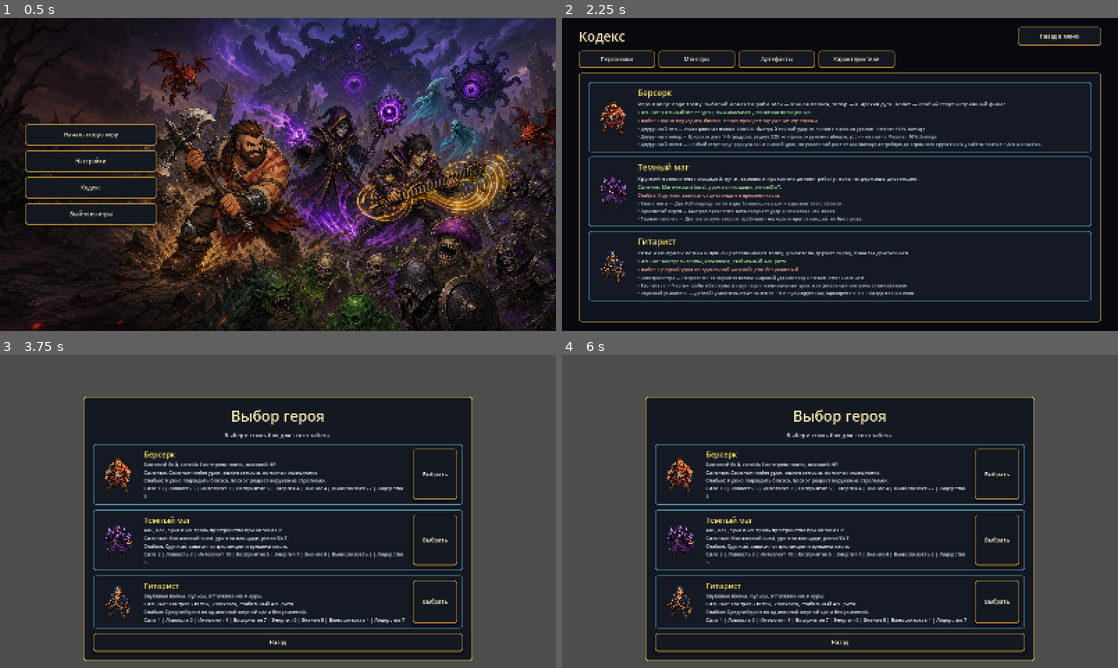
Above: before the commit, frames 1-4 (two rows, left to right).
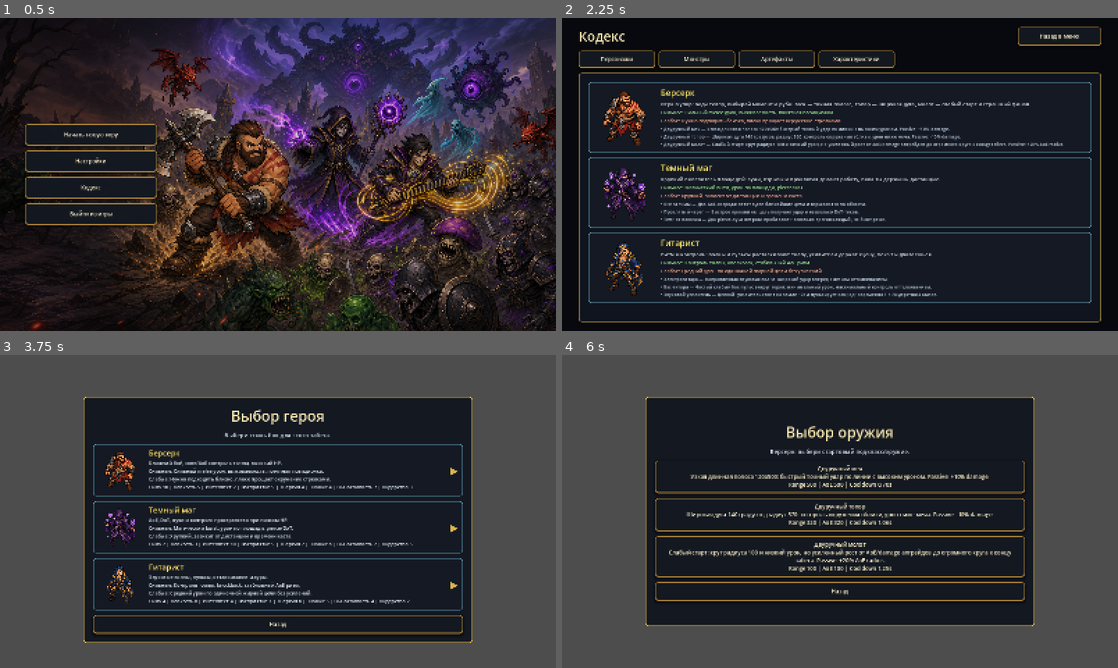
Above: after the commit, the same moments.

Repository: FomaBy/FantasyDisk
Game: Godot game, scene res://scenes/Main.tscn
Two runs of this game, one before a commit and one after it. Both use one fixed random seed, a clock stepped at 60 frames per second and the inputs below.
Inputs (mouse positions are in pixels of both pictures, inside the frame that each line leads up to):
- Up to frame 1 (0.5 s): no input
- Up to frame 2 (2.25 s): click "Настройки" at 0.5 s; click (840, 324) at 1.25 s, where only the run before the commit has a clickable "Back"; click "Кодекс" at 2 s
- Up to frame 3 (3.75 s): click "Назад в меню" at 2.75 s; click "Начать новую игру" at 3.5 s
- Up to frame 4 (6 s): click (995, 473) at 4.25 s, where only the run before the commit has a clickable "Выбрать"; click "Назад" at 5 s; click (840, 470) at 5.77 s

Frame 1 is identical in both runs. In frame 2, 13% of the frame differs, in the area x 4-96%, y 22-92%; in frame 3, 15%; in frame 4, 20%, in the area x 15-85%, y 17-98%.

Commit message:
ux: Escape-назад на всех экранах (единый стек), карточки персонажей кликабельны целиком с hover, крупнее изображения в кодексе/HUD/паузе/магазине, фон карты с fallback, pointer-курсор
Co-Authored-By: Claude Fable 5 <noreply@anthropic.com>

Diff:
--- a/scripts/main.gd
+++ b/scripts/main.gd
@@ -281,6 +281,9 @@
 var route
 var combat
 var meta_state := {}
+# Единый Escape-назад: текущий экран регистрирует действие возврата;
+# сбрасывается при каждой очистке UI. В бою Escape обрабатывается отдельно (пауза).
+var ui_escape_action := Callable()
 
 
 func _init() -> void:
@@ -349,6 +352,8 @@
 				ui._resume_game()
 			elif not _has_pause_reason("escape_menu"):
 				ui._show_pause_menu()
+		elif ui_escape_action.is_valid():
+			ui_escape_action.call()
 
 
 func _process(delta: float) -> void:
@@ -482,6 +487,7 @@
 
 
 func _clear_ui() -> void:
+	ui_escape_action = Callable()
 	if ui_layer != null and is_instance_valid(ui_layer):
 		ui_layer.queue_free()
 	ui_layer = null
--- a/scripts/pause_stats_menu.gd
+++ b/scripts/pause_stats_menu.gd
@@ -277,7 +277,7 @@
 		var artifact: Dictionary = entry if entry is Dictionary else {"id": "", "title": str(entry)}
 		var artifact_id := str(artifact.get("id", ""))
 		var icon := TextureRect.new()
-		icon.custom_minimum_size = Vector2(40, 40)
+		icon.custom_minimum_size = Vector2(56, 56)
 		icon.expand_mode = TextureRect.EXPAND_IGNORE_SIZE
 		icon.stretch_mode = TextureRect.STRETCH_KEEP_ASPECT_CENTERED
 		var icon_path := "res://assets/sprites/ui/icons/artifacts/artifact_%s.png" % artifact_id
--- a/scripts/route_map_screen.gd
+++ b/scripts/route_map_screen.gd
@@ -26,12 +26,31 @@
 	root.mouse_filter = Control.MOUSE_FILTER_IGNORE
 	game.ui_layer.add_child(root)
 
-	var background := ColorRect.new()
-	background.name = "RouteMapBackground"
-	background.set_anchors_preset(Control.PRESET_FULL_RECT)
-	background.color = Color(0.025, 0.032, 0.050, 0.98)
-	background.mouse_filter = Control.MOUSE_FILTER_IGNORE
-	root.add_child(background)
+	var backdrop_path := "res://assets/backgrounds/route_map_backdrop.png"
+	if ResourceLoader.exists(backdrop_path):
+		var backdrop := TextureRect.new()
+		backdrop.name = "RouteMapBackdrop"
+		backdrop.set_anchors_preset(Control.PRESET_FULL_RECT)
+		backdrop.texture = game._cached_texture(backdrop_path)
+		backdrop.expand_mode = TextureRect.EXPAND_IGNORE_SIZE
+		backdrop.stretch_mode = TextureRect.STRETCH_KEEP_ASPECT_COVERED
+		backdrop.mouse_filter = Control.MOUSE_FILTER_IGNORE
+		root.add_child(backdrop)
+		# Затемнение, чтобы узлы и линии читались поверх арта.
+		var backdrop_shade := ColorRect.new()
+		backdrop_shade.name = "RouteMapBackdropShade"
+		backdrop_shade.set_anchors_preset(Control.PRESET_FULL_RECT)
+		backdrop_shade.color = Color(0.012, 0.016, 0.030, 0.62)
+		backdrop_shade.mouse_filter = Control.MOUSE_FILTER_IGNORE
+		root.add_child(backdrop_shade)
+	else:
+		# Fallback: текущий однотонный фон, пока Codex не положил backdrop PNG.
+		var background := ColorRect.new()
+		background.name = "RouteMapBackground"
+		background.set_anchors_preset(Control.PRESET_FULL_RECT)
+		background.color = Color(0.025, 0.032, 0.050, 0.98)
+		background.mouse_filter = Control.MOUSE_FILTER_IGNORE
+		root.add_child(background)
 
 	var grid_shade := ColorRect.new()
 	grid_shade.name = "RouteMapTopShade"
--- a/scripts/ui_screens.gd
+++ b/scripts/ui_screens.gd
@@ -12,8 +12,8 @@
 const SHOP_PRICE_BADGE_PATH := "res://assets/sprites/ui/shop/ui_shop_price_badge.png"
 const SHOP_PURCHASED_OVERLAY_PATH := "res://assets/sprites/ui/shop/ui_shop_purchased_overlay.png"
 const SHOP_TOOLTIP_FRAME_PATH := "res://assets/sprites/ui/shop/ui_shop_tooltip_frame.png"
-const SHOP_INLINE_SLOT_SIZE := Vector2(148, 168)
-const SHOP_INLINE_ICON_SIZE := Vector2(82, 82)
+const SHOP_INLINE_SLOT_SIZE := Vector2(164, 186)
+const SHOP_INLINE_ICON_SIZE := Vector2(100, 100)
 const SHOP_CURSOR_VARIANTS := {
 	"arrow": "res://assets/sprites/ui/cursor/game_cursor.png",
 	"pointing_hand": "res://assets/sprites/ui/cursor/game_cursor_hover.png",
@@ -134,6 +134,7 @@
 	var back_button := _make_button("Назад")
 	back_button.pressed.connect(_show_main_menu)
 	box.add_child(back_button)
+	game.ui_escape_action = _show_main_menu
 
 
 const CODEX_DATA := preload("res://scripts/codex_data.gd")
@@ -187,6 +188,7 @@
 	back_button.custom_minimum_size = Vector2(240, 54)
 	back_button.pressed.connect(_show_main_menu)
 	header.add_child(back_button)
+	game.ui_escape_action = _show_main_menu
 
 	var tabs_row := HBoxContainer.new()
 	tabs_row.name = "CodexTabs"
@@ -278,7 +280,7 @@
 func _build_codex_characters(list: VBoxContainer) -> void:
 	for character in CODEX_DATA.characters():
 		var row := _codex_entry_panel(list)
-		_codex_portrait(row, str(character["sprite"]), Vector2(110, 110))
+		_codex_portrait(row, str(character["sprite"]), Vector2(176, 176))
 		var text_box := VBoxContainer.new()
 		text_box.size_flags_horizontal = Control.SIZE_EXPAND_FILL
 		text_box.add_theme_constant_override("separation", 4)
@@ -299,7 +301,7 @@
 			if str(monster["kind"]) != kind:
 				continue
 			var row := _codex_entry_panel(list)
-			_codex_portrait(row, str(monster["sprite"]), Vector2(96, 96))
+			_codex_portrait(row, str(monster["sprite"]), Vector2(150, 150))
 			var text_box := VBoxContainer.new()
 			text_box.size_flags_horizontal = Control.SIZE_EXPAND_FILL
 			text_box.add_theme_constant_override("separation", 3)
@@ -325,7 +327,7 @@
 		row.add_theme_constant_override("separation", 10)
 		panel.add_child(row)
 		var icon := TextureRect.new()
-		icon.custom_minimum_size = Vector2(40, 40)
+		icon.custom_minimum_size = Vector2(96, 96)
 		icon.expand_mode = TextureRect.EXPAND_IGNORE_SIZE
 		icon.stretch_mode = TextureRect.STRETCH_KEEP_ASPECT_CENTERED
 		icon.texture = _artifact_icon_texture(str(artifact["id"]))
@@ -424,14 +426,15 @@
 	hint_label.add_theme_color_override("font_color", Color(0.7, 0.76, 0.82, 1.0))
 	box.add_child(hint_label)
 
-	var back_button := _make_button("Back")
-	back_button.pressed.connect(func() -> void:
+	var settings_back := func() -> void:
 		if game._is_gameplay_paused() and game.combat_active:
 			_show_pause_menu()
 		else:
 			_show_main_menu()
-	)
+	var back_button := _make_button("Назад")
+	back_button.pressed.connect(settings_back)
 	box.add_child(back_button)
+	game.ui_escape_action = settings_back
 
 
 func _show_pause_menu() -> void:
@@ -492,26 +495,43 @@
 
 func _add_character_button(box: VBoxContainer, title: String, description: String, character_id: String) -> void:
 	var config = game.PROGRESSION_DATA.character_config(character_id)
-	var card := PanelContainer.new()
+	# Вся карточка — одна кнопка: клик в любом месте, hover подсвечивает рамку.
+	var card := Button.new()
 	card.name = "CharacterCard_%s" % character_id
 	card.custom_minimum_size = Vector2(760, 150)
-	card.add_theme_stylebox_override("panel", _character_card_style())
+	card.mouse_default_cursor_shape = Control.CURSOR_POINTING_HAND
+	card.add_theme_stylebox_override("normal", _character_card_style())
+	card.add_theme_stylebox_override("hover", _card_hover_style())
+	card.add_theme_stylebox_override("pressed", _card_hover_style())
+	card.add_theme_stylebox_override("focus", StyleBoxEmpty.new())
+	card.pressed.connect(func() -> void:
+		game.selected_character_id = character_id
+		_show_weapon_select()
+	)
 	box.add_child(card)
 
 	var row := HBoxContainer.new()
 	row.add_theme_constant_override("separation", 18)
+	row.set_anchors_preset(Control.PRESET_FULL_RECT)
+	row.offset_left = 14.0
+	row.offset_top = 10.0
+	row.offset_right = -14.0
+	row.offset_bottom = -10.0
+	row.mouse_filter = Control.MOUSE_FILTER_IGNORE
 	card.add_child(row)
 
 	var portrait := TextureRect.new()
 	portrait.name = "CharacterPortrait_%s" % character_id
 	portrait.texture = game._cached_texture(str(config.get("sprite_path", "")))
-	portrait.custom_minimum_size = Vector2(112, 112)
+	portrait.mouse_filter = Control.MOUSE_FILTER_IGNORE
+	portrait.custom_minimum_size = Vector2(128, 128)
 	portrait.expand_mode = TextureRect.EXPAND_IGNORE_SIZE
 	portrait.stretch_mode = TextureRect.STRETCH_KEEP_ASPECT_CENTERED
 	row.add_child(portrait)
 
 	var text_box := VBoxContainer.new()
 	text_box.size_flags_horizontal = Control.SIZE_EXPAND_FILL
+	text_box.mouse_filter = Control.MOUSE_FILTER_IGNORE
 	text_box.add_theme_constant_override("separation", 4)
 	row.add_child(text_box)
 
@@ -537,13 +557,13 @@
 		ascension_label.add_theme_color_override("font_color", Color(0.78, 0.58, 1.0, 1.0))
 		text_box.add_child(ascension_label)
 
-	var button := _make_button("Выбрать")
-	button.custom_minimum_size = Vector2(128, 112)
-	button.pressed.connect(func() -> void:
-		game.selected_character_id = character_id
-		_show_weapon_select()
-	)
-	row.add_child(button)
+	var select_hint := Label.new()
+	select_hint.text = "▶"
+	select_hint.vertical_alignment = VERTICAL_ALIGNMENT_CENTER
+	select_hint.add_theme_font_size_override("font_size", 30)
+	select_hint.add_theme_color_override("font_color", Color(0.95, 0.78, 0.32, 0.9))
+	select_hint.mouse_filter = Control.MOUSE_FILTER_IGNORE
+	row.add_child(select_hint)
 
 
 func _show_weapon_select() -> void:
@@ -568,6 +588,7 @@
 	var back_button := _make_button("Назад")
 	back_button.pressed.connect(_show_character_select)
 	box.add_child(back_button)
+	game.ui_escape_action = _show_character_select
 
 
 func _show_reward_screen() -> void:
@@ -772,11 +793,12 @@
 	skip_button.offset_right = 170.0
 	skip_button.offset_bottom = -58.0
 	skip_button.custom_minimum_size = Vector2(340, 58)
-	skip_button.pressed.connect(func() -> void:
+	var leave_shop := func() -> void:
 		game.current_shop_items.clear()
 		game.current_shop_purchased.clear()
 		game.route._advance_route_after_noncombat()
-	)
+	skip_button.pressed.connect(leave_shop)
+	game.ui_escape_action = leave_shop
 	root.add_child(skip_button)
 
 
@@ -1019,6 +1041,8 @@
 func _show_rest_screen() -> void:
 	var box := _create_menu_box("Костер", "Восстановись или подготовься перед следующим боем.", "campfire")
 	_create_menu_run_hud()
+	# Escape = уйти от костра без бонуса (последовательно с пропуском магазина).
+	game.ui_escape_action = game.route._advance_route_after_noncombat
 	var heal_button := _make_button("Передышка\nВосстановить 35% максимального HP.")
 	heal_button.name = "RestHealButton"
 	heal_button.pressed.connect(func() -> void:
@@ -1074,15 +1098,16 @@
 	if ascension_level <= 0:
 		ascension_text = "Возвышение еще не открыто."
 	var box = _create_menu_box("Победа", "Финальный босс повержен. Meta points: %d. %s" % [game.meta_points, ascension_text], "event")
-	var restart_button := _make_button("Новый забег")
-	restart_button.pressed.connect(func() -> void:
+	var finish_run := func() -> void:
 		game.route_stage = 0
 		game.run_player_snapshot.clear()
 		game.route_selected_indices.clear()
 		game.route_nodes = game.route._generate_route()
 		_show_main_menu()
-	)
+	var restart_button := _make_button("Новый забег")
+	restart_button.pressed.connect(finish_run)
 	box.add_child(restart_button)
+	game.ui_escape_action = finish_run
 
 
 func _show_death_screen(reason := "") -> void:
@@ -1090,15 +1115,16 @@
 	if subtitle == "":
 		subtitle = "Забег завершен на этапе маршрута %d." % [game.route_stage + 1]
 	var box := _create_menu_box("Поражение", subtitle, "event")
-	var retry_button := _make_button("Начать заново")
-	retry_button.pressed.connect(func() -> void:
+	var back_to_menu := func() -> void:
 		game.route_stage = 0
 		game.run_player_snapshot.clear()
 		game.route_selected_indices.clear()
 		game.route_nodes = game.route._generate_route()
 		_show_main_menu()
-	)
+	var retry_button := _make_button("Начать заново")
+	retry_button.pressed.connect(back_to_menu)
 	box.add_child(retry_button)
+	game.ui_escape_action = back_to_menu
 
 
 func _random_event_choices() -> Array:
@@ -1831,6 +1857,7 @@
 	button.text = text
 	button.custom_minimum_size = Vector2(420, 54)
 	button.autowrap_mode = TextServer.AUTOWRAP_WORD_SMART
+	button.mouse_default_cursor_shape = Control.CURSOR_POINTING_HAND
 	_style_button_control(button)
 	return button
 
@@ -1951,6 +1978,14 @@
 	return style
 
 
+func _card_hover_style() -> StyleBoxFlat:
+	var style := _character_card_style()
+	style.border_color = Color(1.0, 0.86, 0.28, 1.0)
+	style.bg_color = style.bg_color.lightened(0.06)
+	style.set_border_width_all(3)
+	return style
+
+
 func _character_card_style() -> StyleBoxFlat:
 	var style := StyleBoxFlat.new()
 	style.bg_color = Color(0.08, 0.10, 0.14, 0.92)
@@ -2084,7 +2119,7 @@
 	for artifact in _player_artifacts():
 		var artifact_id := str(artifact.get("id", ""))
 		var icon := TextureRect.new()
-		icon.custom_minimum_size = Vector2(40, 40)
+		icon.custom_minimum_size = Vector2(48, 48)
 		icon.expand_mode = TextureRect.EXPAND_IGNORE_SIZE
 		icon.stretch_mode = TextureRect.STRETCH_KEEP_ASPECT_CENTERED
 		icon.texture = _artifact_icon_texture(artifact_id)
--- a/tests/runtime_smoke_test.gd
+++ b/tests/runtime_smoke_test.gd
@@ -863,6 +863,7 @@
 	await _test_elite_flow(main_scene)
 	await _test_debug_free_pick(main_scene)
 	await _test_codex_screen(main_scene)
+	await _test_escape_navigation(main_scene)
 	await _test_elite_unique_attacks()
 	await _test_weapon_aiming()
 	await _test_class_weapon_rework()
@@ -1661,6 +1662,72 @@
 	await process_frame
 
 
+func _test_escape_navigation(main_scene: PackedScene) -> void:
+	var nav_main := main_scene.instantiate()
+	root.add_child(nav_main)
+	await process_frame
+
+	var escape_event := InputEventKey.new()
+	escape_event.keycode = KEY_ESCAPE
+	escape_event.pressed = true
+
+	# Настройки -> Esc -> меню.
+	nav_main.call("_show_settings_menu")
+	await process_frame
+	nav_main.call("_input", escape_event)
+	await process_frame
+	if nav_main.find_child("MainMenuActions", true, false) == null:
+		_fail("Expected Escape on settings to return to the main menu.")
+		return
+
+	# Выбор персонажа -> Esc -> меню.
+	nav_main.call("_show_character_select")
+	await process_frame
+	nav_main.call("_input", escape_event)
+	await process_frame
+	if nav_main.find_child("MainMenuActions", true, false) == null:
+		_fail("Expected Escape on character select to return to the main menu.")
+		return
+
+	# Выбор оружия -> Esc -> выбор персонажа.
+	nav_main.set("selected_character_id", "berserk")
+	nav_main.call("_show_weapon_select")
+	await process_frame
+	nav_main.call("_input", escape_event)
+	await process_frame
+	if nav_main.find_child("CharacterCard_berserk", true, false) == null:
+		_fail("Expected Escape on weapon select to return to character select.")
+		return
+
+	# Кодекс -> Esc -> меню.
+	nav_main.ui._show_codex_screen()
+	await process_frame
+	nav_main.call("_input", escape_event)
+	await process_frame
+	if nav_main.find_child("MainMenuActions", true, false) == null:
+		_fail("Expected Escape on codex to return to the main menu.")
+		return
+
+	# Карточка персонажа кликабельна целиком (Button) и с hover-стилем.
+	nav_main.call("_show_character_select")
+	await process_frame
+	var card := nav_main.find_child("CharacterCard_berserk", true, false) as Button
+	if card == null:
+		_fail("Expected the whole character card to be a clickable Button.")
+		return
+	if not card.has_theme_stylebox_override("hover"):
+		_fail("Expected the character card to carry a hover highlight style.")
+		return
+	card.pressed.emit()
+	await process_frame
+	if nav_main.find_child("CharacterCard_berserk", true, false) != null:
+		_fail("Expected clicking the character card body to advance to weapon select.")
+		return
+
+	nav_main.queue_free()
+	await process_frame
+
+
 func _test_codex_screen(main_scene: PackedScene) -> void:
 	var codex_main := main_scene.instantiate()
 	root.add_child(codex_main)
Not shown, changed: CHANGELOG.md
Not shown, changed: docs/design/current_game_state.md
Not shown, added: docs/tasks/backend_ux_improvements_navigation_codex_images_task.md
